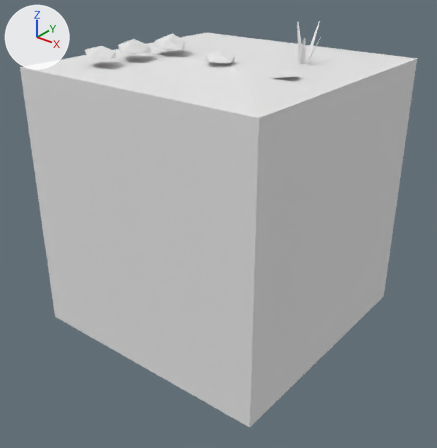
Before and after pictures for a commit that changed the FBX model Assets/Tiles/Blend/Blend Dark Snow 3.fbx.
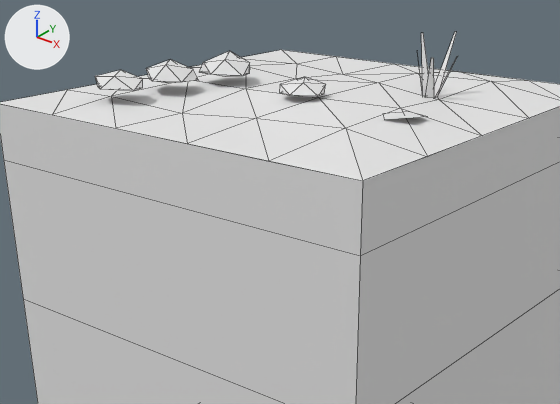
There are two pictures of each version: one whole from a 50 mm lens placed at (2.69, -3.44, 1.89), pointed at (0.06, -0.15, -0.14), one close up on the part from 5% to 89% of the width and 0% to 59% of the height. The axes (+X, +Y, +Z) are drawn at upper left. The lights are the same throughout. The first two pictures are the older version. The close-ups show mesh edges as thin lines. Where no turn or scale is listed for an object, it has been applied to the vertices. Vertices at exactly the same position are counted once.

In view in the first close-up: 'Blend Dark Snow 3'.
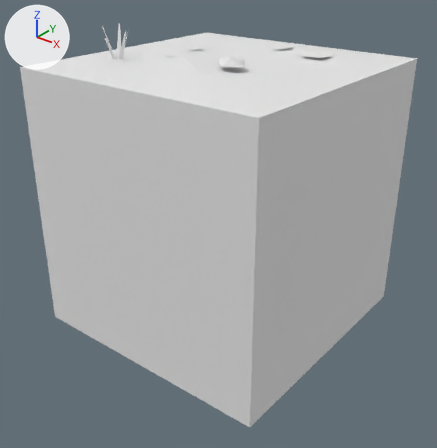
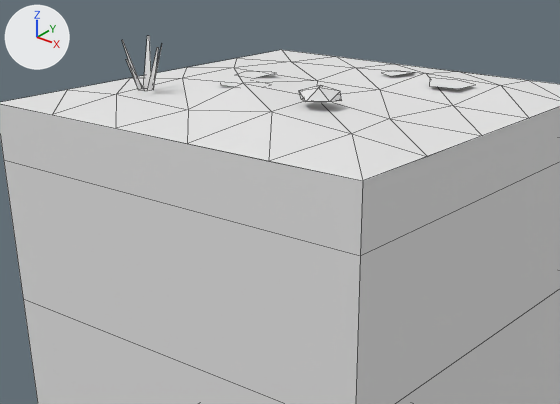
Location of each change, [x1, y1, x2, y2] in pixels of the close-ups (560 x 404 px; the box of a moved part takes in the faces that stretch with it):
'Blend Dark Snow 3', reshaped: before [0, 32, 560, 404]; after [0, 36, 560, 404]
part 1 of me_blend_dark_snow_3, moved or reshaped: before [384, 112, 427, 120]; after [220, 83, 237, 87]
part 2 of me_blend_dark_snow_3, added: after [240, 71, 276, 78]
part 3 of me_blend_dark_snow_3, added: after [430, 78, 474, 89]
part 4 of me_blend_dark_snow_3, deleted: before [95, 33, 458, 98]
part 5 of me_blend_dark_snow_3, moved or reshaped: before [280, 32, 560, 118]; after [122, 36, 560, 118]

Edits to the bpy script that builds the scene:
```text
Change me_blend_dark_snow_3:
    used by ob_blend_dark_snow_3; location = (0.0, 0.0, 0.0)
    remove me_blend_dark_snow_3.from_pydata(...)  # 121 vertices, 149 faces; spans x -1.0..1.0, y -1.0..1.0, z -1.0..1.35
    add me_blend_dark_snow_3.from_pydata(...)  # 100 vertices, 92 faces; spans x -1.0..1.0, y -1.0..1.0, z -1.0..1.31
    me_blend_dark_snow_3 part 1: the loose piece of 5 vertices spanning x 0.59..0.76, y -0.37..-0.19, z 1.09..1.11 is turned -65.3 degrees about the z axis through its middle and scaled by 1.34, then moved by (-0.94, 0.11, 0.0)
    me_blend_dark_snow_3 part 2: the loose piece of 5 vertices spanning x 0.59..0.76, y -0.37..-0.19, z 1.09..1.11 is copied, and the copy is turned 50.6 degrees about the z axis through its middle and scaled by 1.12, then moved by (-1.08, 0.35, 0.0); it spans x -0.5..-0.29, y -0.01..0.19, z 1.09..1.11
    me_blend_dark_snow_3 part 3: the loose piece of 5 vertices spanning x 0.59..0.76, y -0.37..-0.19, z 1.09..1.11 is copied, and the copy is turned -150.7 degrees about the z axis through its middle and scaled by 1.21, then moved by (-0.19, 0.73, 0.0); it spans x 0.36..0.58, y 0.34..0.56, z 1.09..1.11
    me_blend_dark_snow_3 part 4: 7 loose pieces with 52 vertices, spanning x -0.65..0.66, y -0.78..0.24, z 1.09..1.34, are deleted
    me_blend_dark_snow_3 part 5
    10 vertices are removed from x 0.05..0.28, y -0.35..-0.15, z 1.12..1.16
    21 faces are deleted
    22 vertices move from x -0.63..0.62, y -0.65..0.64, z 1.05..1.35 to x -0.65..0.65, y -0.63..0.64, z 1.06..1.11
    31 vertices are added at x -0.65..0.37, y -0.63..0.61, z 1.09..1.31
    26 new faces join them
```
